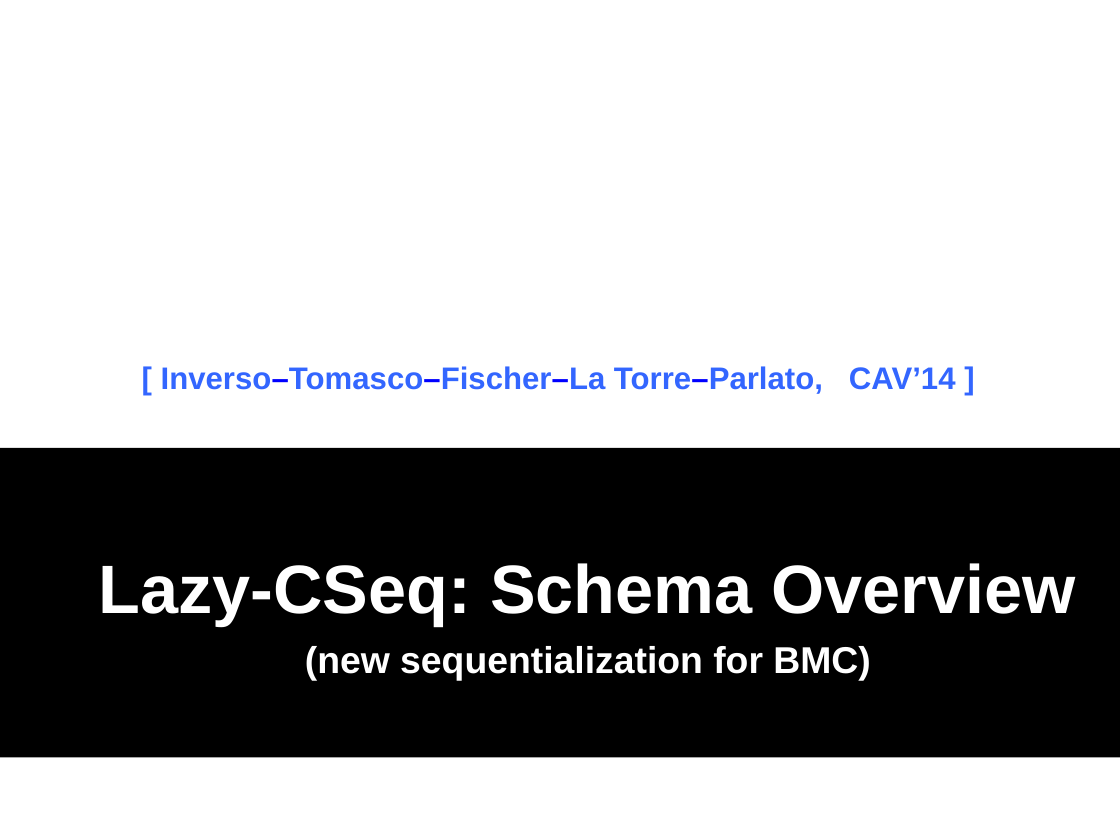
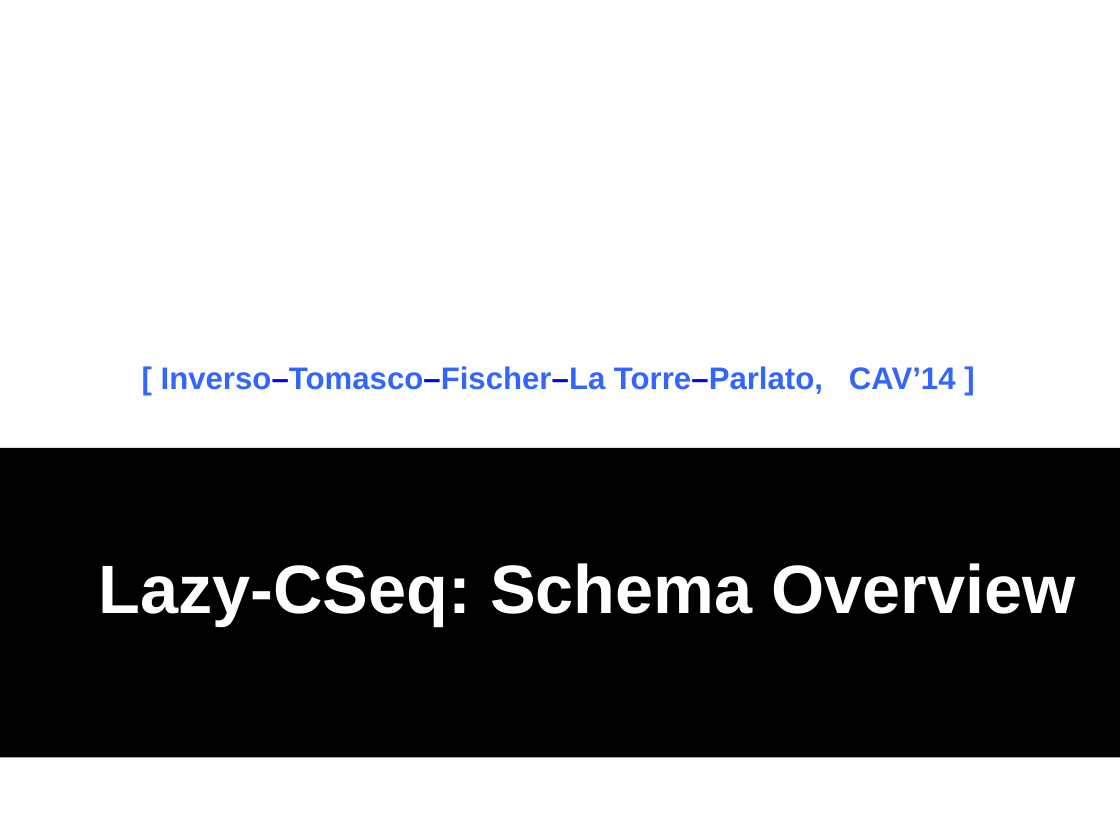
Before and after one commit to menesro/mpri, a slide deck: slide 41 of lecture3/sequentializations.ppt (slide 37 before the commit). Drawn at 1120x840 pixels with LibreOffice and Linux fonts; fonts in the diff are those of the drawing. Boxes give left, top, right and bottom in pixels: in the first picture for what was removed or moved away, otherwise in the second. Text is boxed around its words. In the diff, an @@ line names an element or a change of style, - is before the commit and + after.

Commit message:
some stuff added in the sequentializations

```diff
--- a/lecture3/sequentializations.ppt
+++ b/lecture3/sequentializations.ppt
@@ text in rectangle at bbox=[305, 646, 870, 681]: paragraph removed @@
-  (new sequentialization for BMC)
```
Also in this commit, not shown: 3 other slides changed, 23 slides added, 2 other files.
